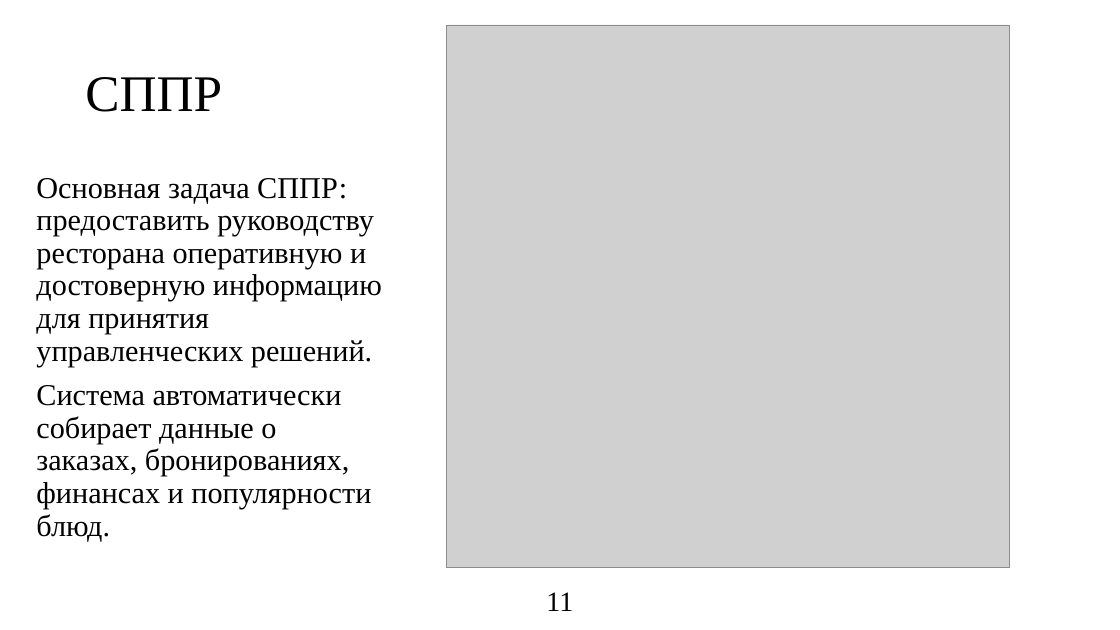
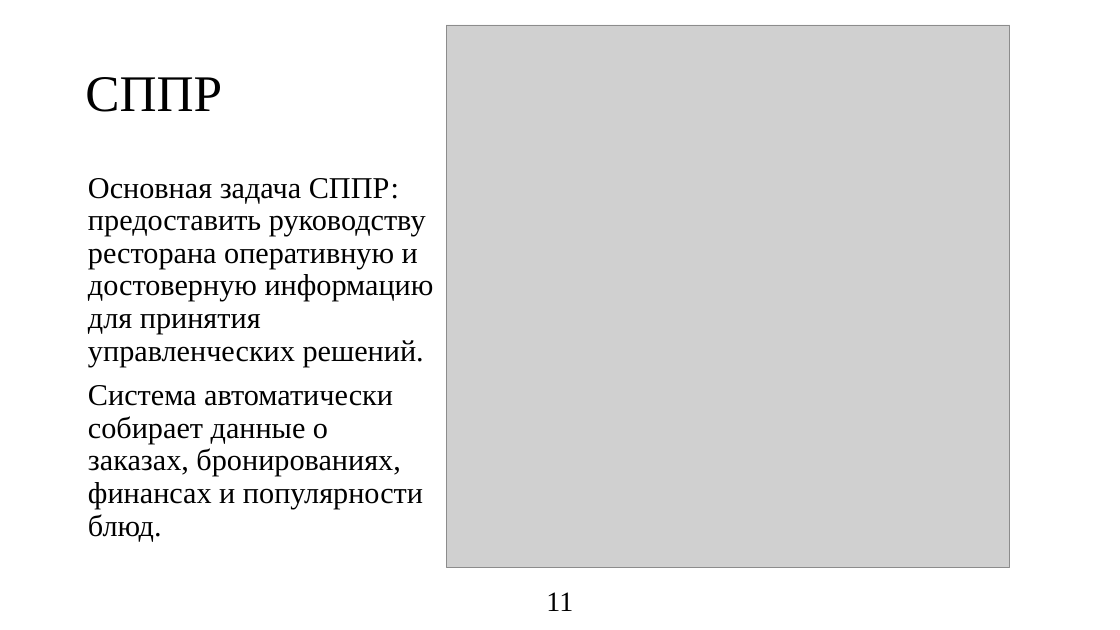
Before and after one commit to GodiSnowhack/restaurant_app, a slide deck: slide 11 of Предзащита Дуанбай и Куминов.pptx. Drawn at 1120x630 pixels with LibreOffice and Linux fonts; fonts in the diff are those of the drawing; grey boxes stand for pictures. Boxes give left, top, right and bottom in pixels: in the first picture for what was removed or moved away, otherwise in the second. Text is boxed around its words. In the diff, an @@ line names an element or a change of style, - is before the commit and + after.

```diff
--- a/Предзащита Дуанбай и Куминов.pptx
+++ b/Предзащита Дуанбай и Куминов.pptx
@@ text "Основная задача СППР: предоставить руководству ...": place and size @@
-text "Основная задача СППР: предоставить руководству ..." at (36,178,382,541)
+text "Основная задача СППР: предоставить руководству ..." at (88,178,434,541)
```
Also in this commit, not shown: 5 other slides changed, 4 other files.
